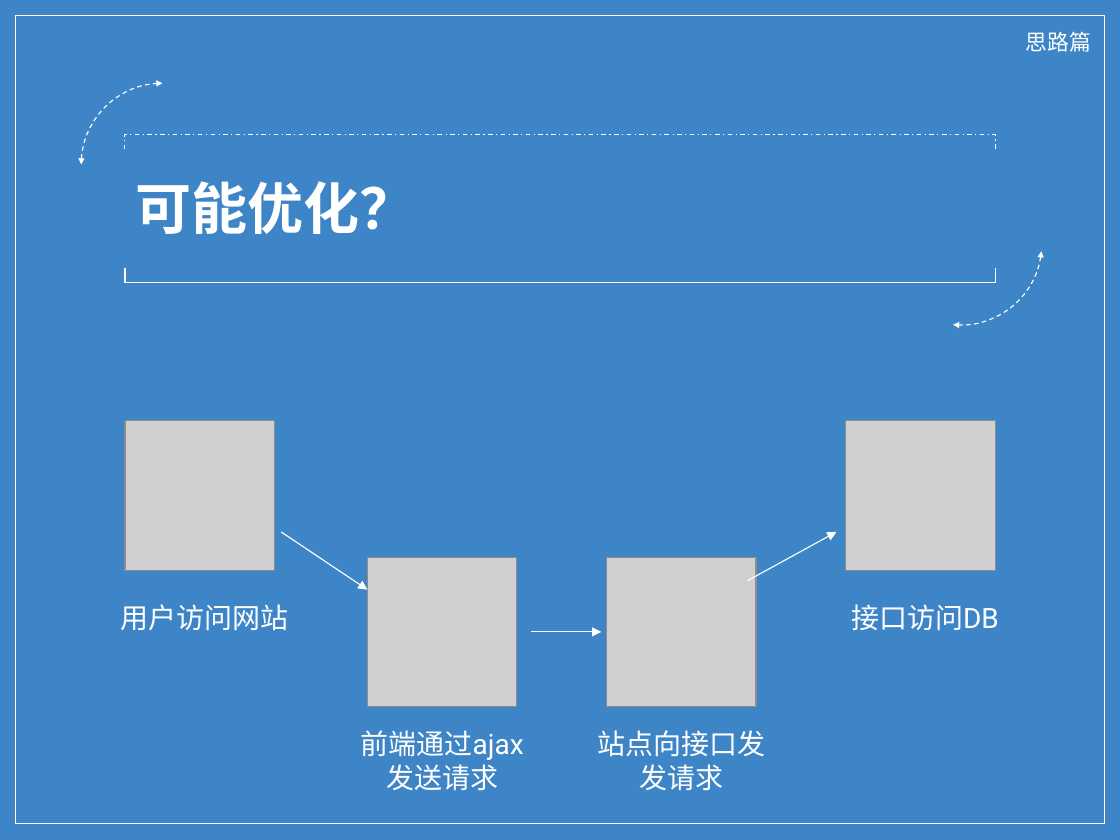
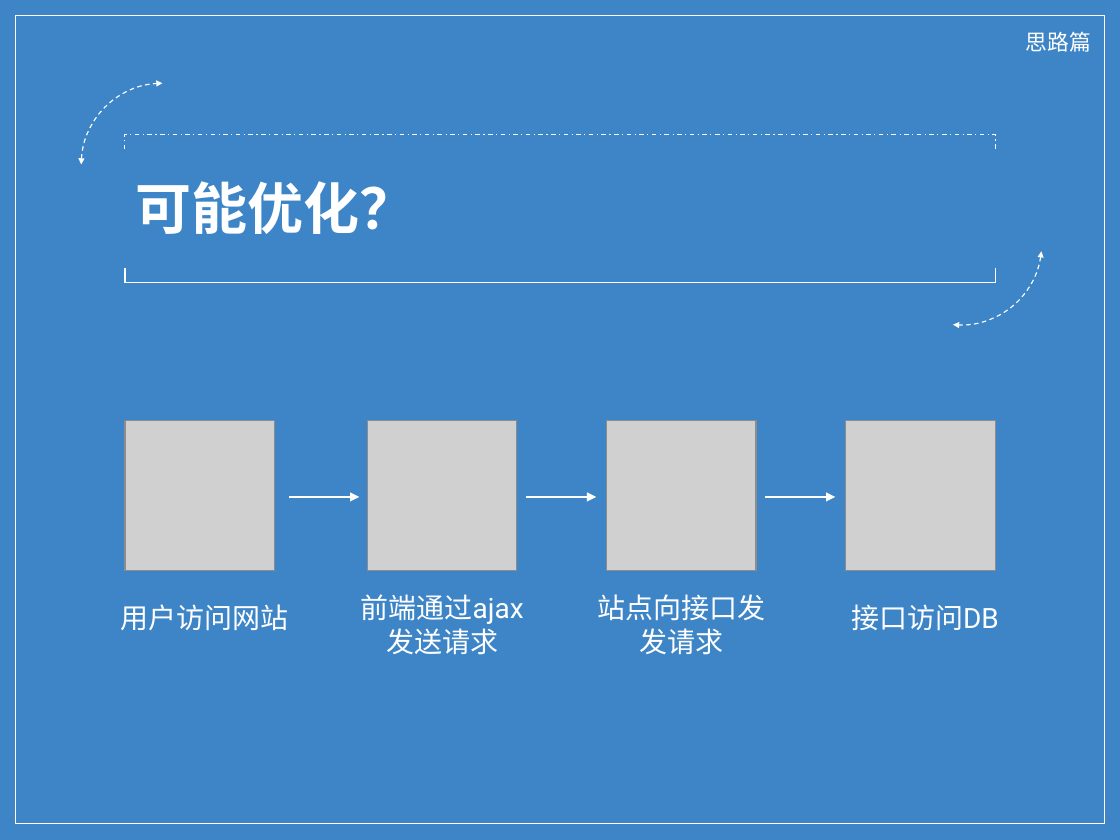
Before and after one commit to wu0792/ats_client, a slide deck: slide 5 of ext/share.pptx. Drawn at 1120x840 pixels with LibreOffice and Linux fonts; fonts in the diff are those of the drawing; grey boxes stand for pictures; background and template pictures are left out. Boxes give left, top, right and bottom in pixels: in the first picture for what was removed or moved away, otherwise in the second. Text is boxed around its words. In the diff, an @@ line names an element or a change of style, - is before the commit and + after.

```diff
--- a/ext/share.pptx
+++ b/ext/share.pptx
@@ arrow moved from (281, 532) - (367, 590) to (289, 497) - (360, 497) @@
@@ arrow moved from (531, 632) - (601, 632) to (526, 497) - (596, 497) @@
@@ arrow moved from (747, 580) - (837, 532) to (765, 497) - (836, 497) @@
@@ 2 pictures, 2 texts: place and size @@
-2 pictures, 2 texts at [361, 558, 765, 791]
+2 pictures, 2 texts at [361, 421, 765, 655]
```
Also in this commit, not shown: 3 other slides changed, 1 slide added, 3 other files.
